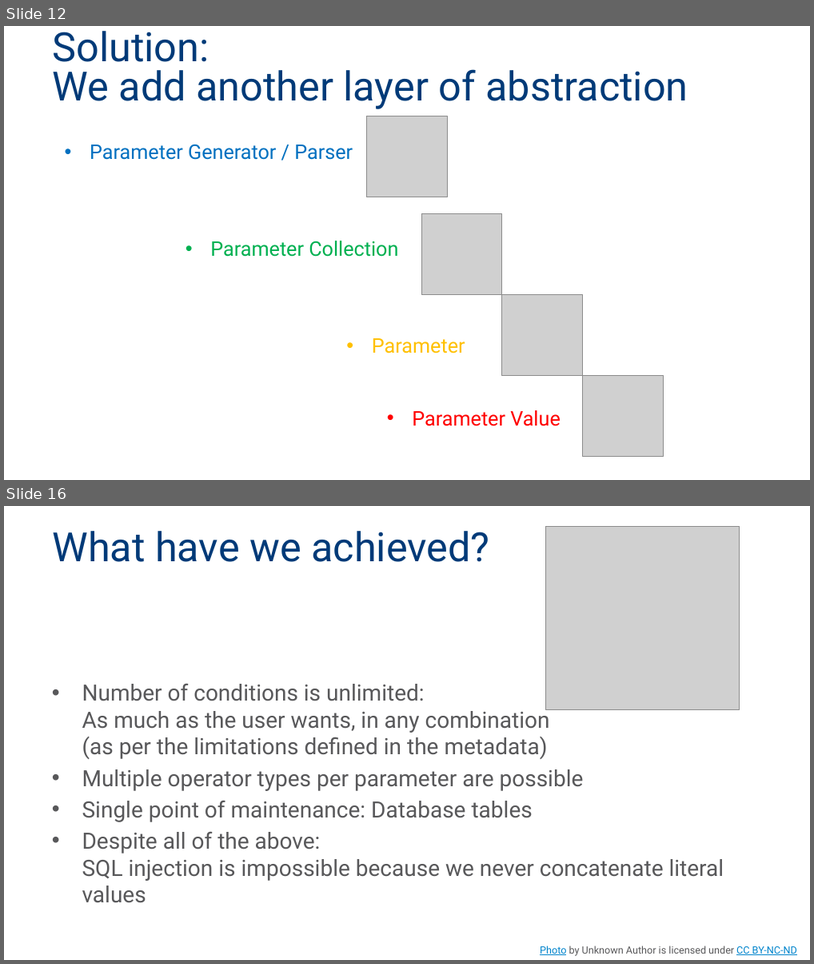
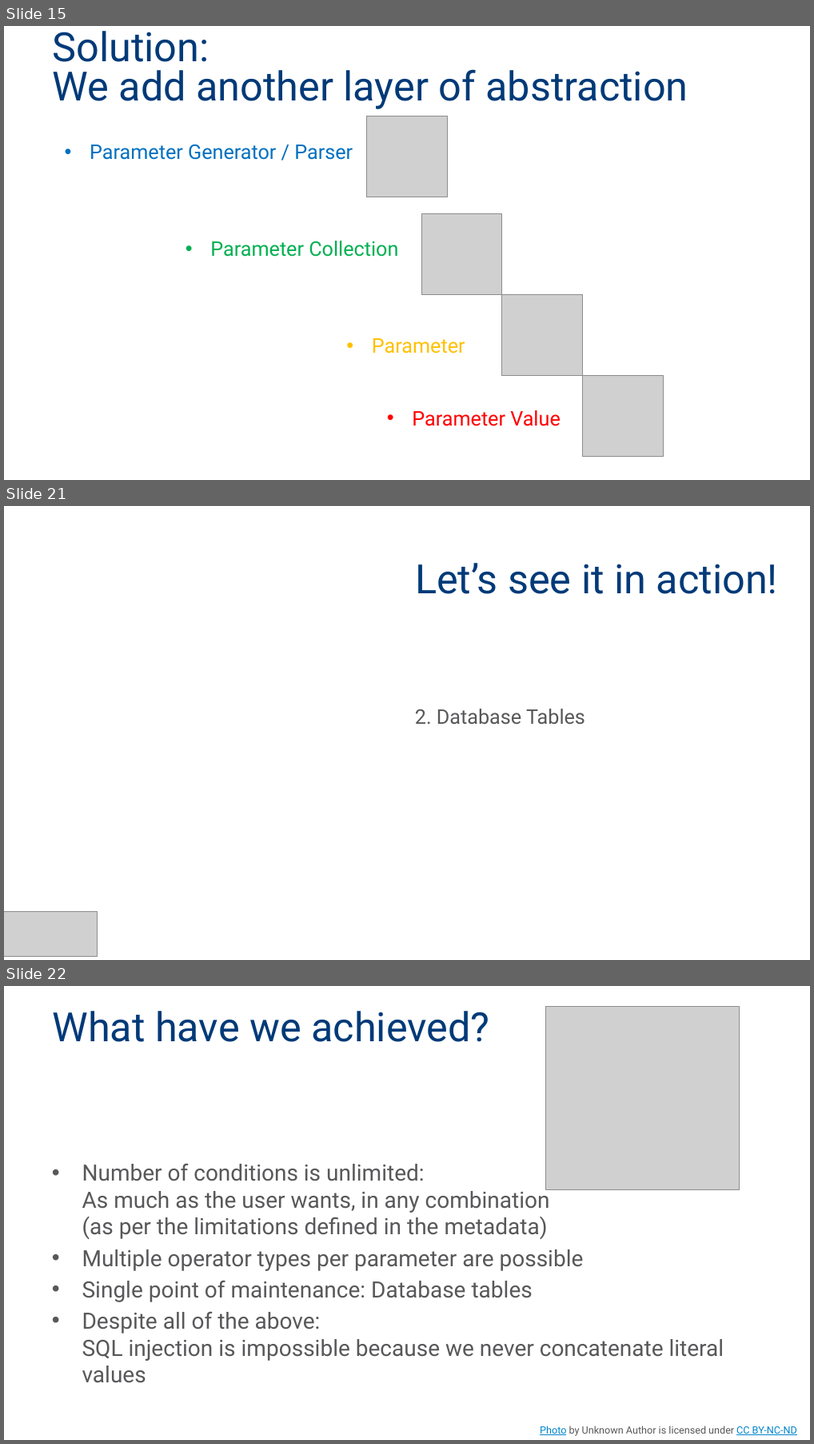
Before and after one commit to MadeiraData/DynamicFilters, a slide deck: DynamicFilters.pptx. Shown one above the other, each under a label of ours: slides 12 and 16 before the commit, slides 15, 21 and 22 after it; the slides between them are not shown. The pictures are 814x964 and 814x1444 pixels, drawn with LibreOffice and Linux fonts; fonts in the diff are those of the drawing; grey boxes stand for pictures; background and template pictures are left out. Boxes give left, top, right and bottom in pixels: in the first picture for what was removed or moved away, otherwise in the second. Text is boxed around its words. In the diff, an @@ line names an element or a change of style, - is before the commit and + after.

```diff
--- a/DynamicFilters.pptx
+++ b/DynamicFilters.pptx
@@ slide 21 added at (4, 506, 810, 960), background #FFFFFF @@
@@ title added at (415, 563, 778, 594), 36 pt, text #003A78 @@
+Let’s see it in action!
@@ text added at (415, 708, 586, 724), 18 pt, text #58585A @@
+2. Database Tables
@@ picture added at (4, 912, 98, 956) @@
@@ what was slide 12 is now slide 15 @@
@@ what was slide 16 is now slide 22 @@
```
Also in this commit, not shown: 7 slides changed, 6 other slides added, 1 slide removed, 6 other files.
